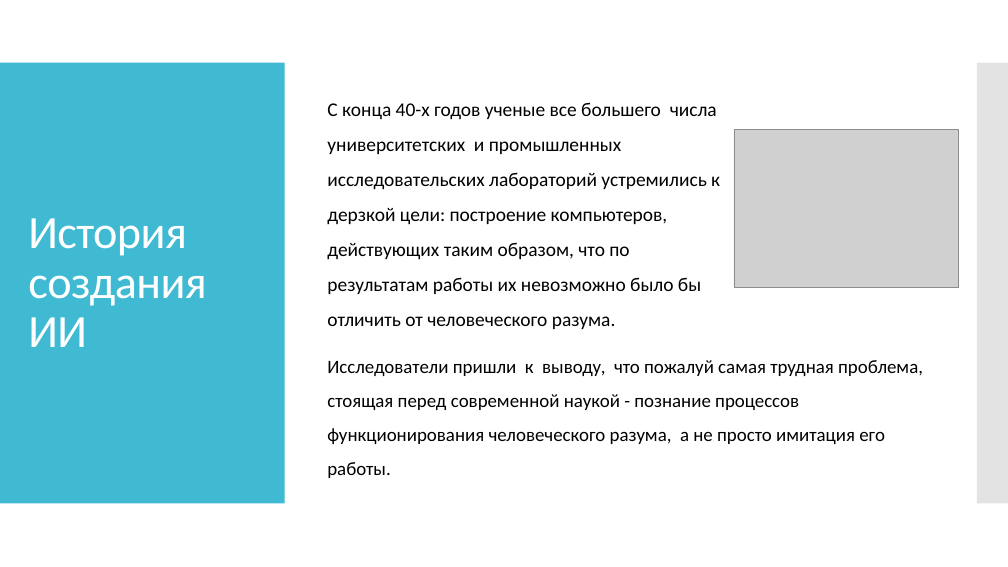
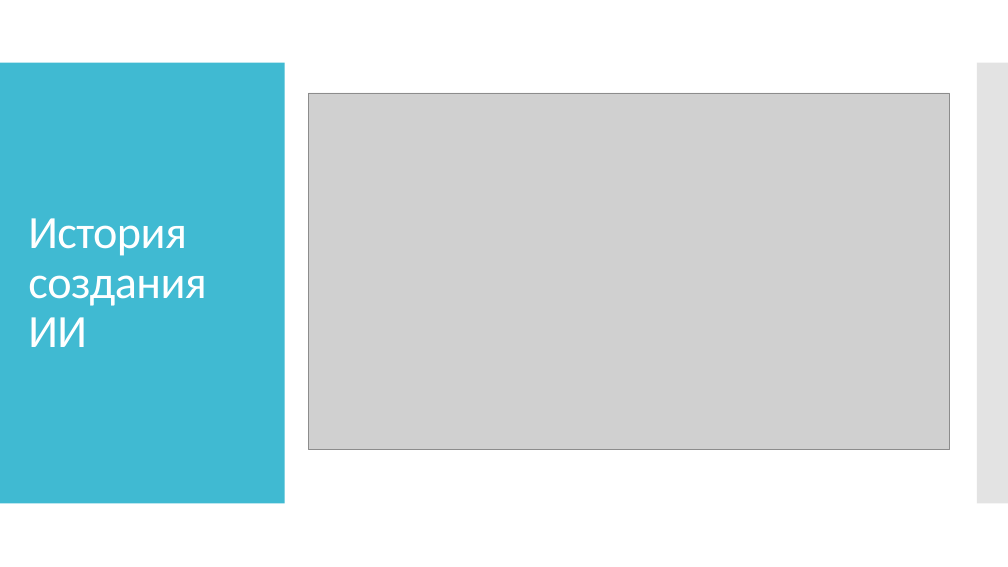
Before and after one commit to Gred1/BotProject, a slide deck: slide 4 of Создание бота, как искусственного интеллекта посредством языка.pptx (slide 3 before the commit). Drawn at 1008x567 pixels with LibreOffice and Linux fonts; fonts in the diff are those of the drawing; grey boxes stand for pictures. Boxes give left, top, right and bottom in pixels: in the first picture for what was removed or moved away, otherwise in the second. Text is boxed around its words. In the diff, an @@ line names an element or a change of style, - is before the commit and + after.

```diff
--- a/Создание бота, как искусственного интеллекта посредством языка.pptx
+++ b/Создание бота, как искусственного интеллекта посредством языка.pptx
@@ picture added at [309, 93, 950, 450] @@
@@ text removed at [327, 102, 720, 329] @@
-С конца 40-х годов ученые все большего числа университетских и промышленных исследовательских лабораторий устремились к дерзкой цели: построение компьютеров, действующих таким образом, что по результатам работы их невозможно было бы отличить от человеческого разума.
@@ picture removed at [734, 129, 959, 287] @@
@@ text removed at [327, 360, 923, 478] @@
-Исследователи пришли к выводу, что пожалуй самая трудная проблема, стоящая перед современной наукой - познание процессов функционирования человеческого разума, а не просто имитация его работы.
```
Also in this commit, not shown: 3 other slides changed, 1 other file.
